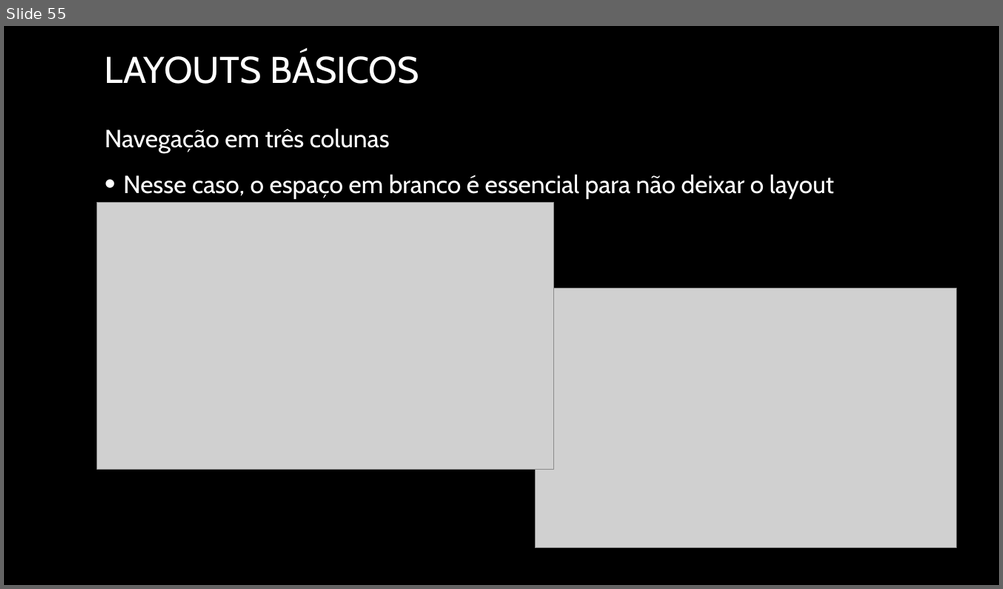
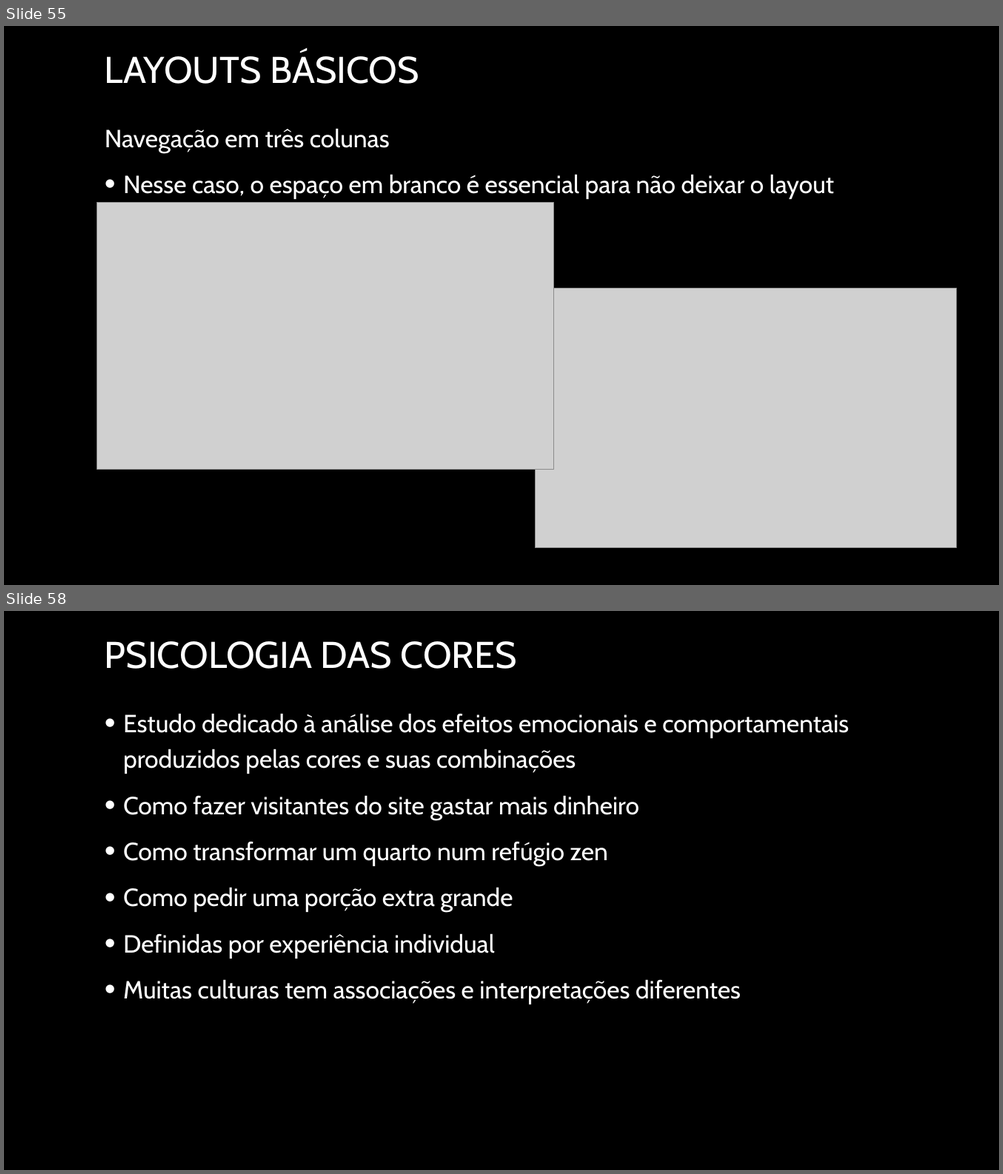
Before and after one commit to joelteixeiradacunha/aulas_php_mysql, a slide deck: Design/Design - Copia.pptx. Shown one above the other, each under a label of ours: slide 55 before the commit, slides 55 and 58 after it; the slides between them are not shown. The pictures are 1003x589 and 1003x1174 pixels, drawn with LibreOffice and Linux fonts; fonts in the diff are those of the drawing; grey boxes stand for pictures; background and template pictures are left out. Boxes give left, top, right and bottom in pixels: in the first picture for what was removed or moved away, otherwise in the second. Text is boxed around its words. In the diff, an @@ line names an element or a change of style, - is before the commit and + after.

```diff
--- a/Design/Design - Copia.pptx
+++ b/Design/Design - Copia.pptx
@@ slide 58 added at (4, 611, 999, 1170), background picture (left out) @@
@@ title added at (105, 641, 517, 669), 36 pt, text #FFFFFF @@
+PSICOLOGIA DAS CORES
@@ text added at (123, 713, 848, 1005), 24 pt, text #FFFFFF @@
+• Estudo dedicado à análise dos efeitos emocionais e comportamentais produzidos pelas cores e suas combinações
+• Como fazer visitantes do site gastar mais dinheiro
+• Como transformar um quarto num refúgio zen
+• Como pedir uma porção extra grande
+• Definidas por experiência individual
+• Muitas culturas tem associações e interpretações diferentes
```
Also in this commit, not shown: 10 other slides added, 6 other files.
